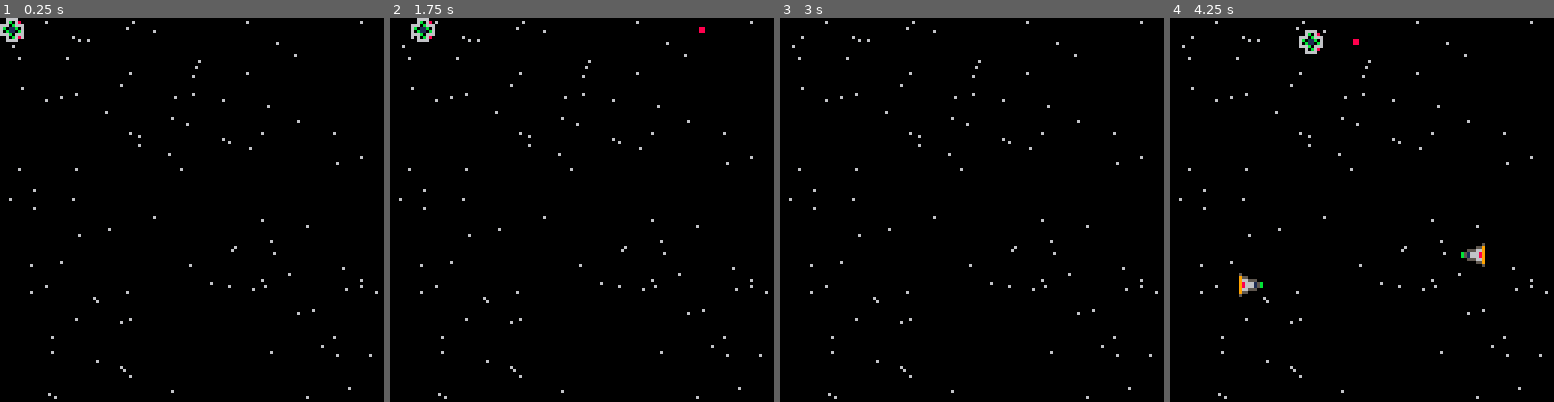
Above: before the commit, frames 1-4 (left to right).
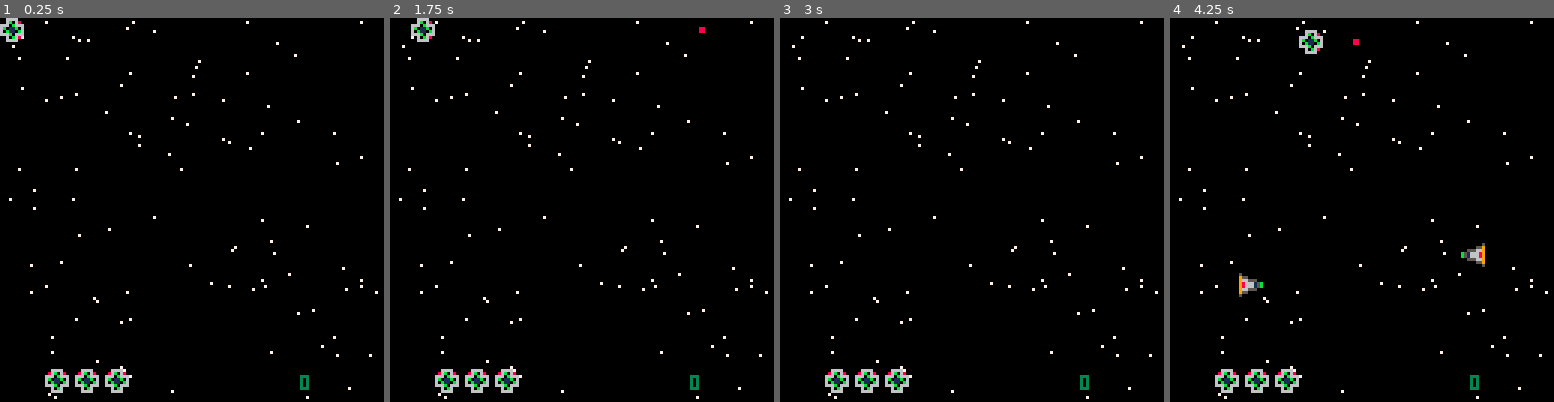
Above: after the commit, the same moments.

Repository: chand1012/picowars-spacestation
Game: PICO-8 cartridge nanowars.p8
Two runs of this game, one before a commit and one after it. Both use one fixed random seed, a clock stepped at 60 frames per second and the inputs below.
Inputs:
- Up to frame 1 (0.25 s): no input
- Up to frame 2 (1.75 s): tap X (X key) at 0.33, 1.07 s; hold Right from 1.6 s (still down)
- Up to frame 3 (3 s): tap X (X key) at 1.85, 2.97 s; release Right at 2.1 s; hold Up 2.15-2.42 s; hold Right from 2.47 s (still down)
- Up to frame 4 (4.25 s): release Right at 3.03 s; hold Left 3.08-3.58 s; hold Down 3.63-3.97 s; hold Right from 4.02 s (still down); tap X (X key) at 4.08 s

The runs differ from the first frame. In frame 1, 1.5% of the frame differs, in the area x 2-99%, y 0-100%; in frame 2, 1.5%; in frame 3, 1.5%; in frame 4, 1.5%.

Commit message:
added score, lives, started game states

Diff:
--- a/nanowars.p8
+++ b/nanowars.p8
@@ -2,7 +2,16 @@
 version 14
 __lua__
 -- init functions
+
+-- game states:
+-- 0 = menu
+-- 1 = main stage
+-- 2 = hyperspace transition
+-- 3 = space station stage
+-- 4 = game over
 function _init()
+	stage=1 -- has to do with game states
+	score=0
 	ship={ -- add hitbox
 		x=0,
 		y=0,
@@ -23,7 +32,7 @@
 		hby=0,
 		hbsx=8,
 		hbsy=8,
-		hp=10,
+		hp=25,
 		lives=3,
 	}
 	enemies={}
@@ -45,10 +54,13 @@
 -->8
 -- update functions
 function _update()
-	update_player()
-	update_bullets()
-	generate_enemies()
-	update_enemies()
+	if stage==1 then
+		update_player()
+		update_bullets()
+		generate_enemies()
+		update_enemies()
+	else
+	end
 end
 
 function update_player()
@@ -71,6 +83,10 @@
 	elseif ship.dy<(ship.miny) and not(btn(2) or btn(3)) then
 		ship.dy+=ship.vel*0.5
 	end
+	if ship.hp<0 then
+		ship.lives+=(-1)
+		ship.hp=25
+	end
 	ship.x+=ship.dx
 	ship.y+=ship.dy
 end
@@ -80,16 +96,24 @@
 -- draw functions
 function _draw()
 	cls()
---	spr(ship.sp,ship.x,ship.y)
-	draw_stars()
-	draw_player()
-	draw_enemies()
-	draw_bullets()
+	if stage==1 then
+		draw_stars()
+		draw_player()
+		draw_enemies()
+		draw_bullets()
+	else
+		draw_stars()
+		draw_player()
+		draw_enemies()
+		draw_bullets()
+	end
+	print(score,100,119,3)
+	draw_lives()
 end
 
 function draw_stars()
  foreach(stars, function(star)
- 	pset(star.x,star.y)
+ 	pset(star.x,star.y,7)
  end)
 end
 
@@ -142,6 +166,14 @@
 		spr(ship.asp,ship.x,ship.y,1,1,false,true)
 	elseif angle==315 then
 		spr(ship.asp,ship.x,ship.y,1,1,false,false)
+	end
+end
+
+function draw_lives()
+	local count=0
+	for i=1,ship.lives do
+		spr(17,15+count,117)
+		count+=10
 	end
 end
 -->8
@@ -292,6 +324,7 @@
 		end
 		if enemy.hp<0 then
 			del(enemies, enemy)
+			score+=50
 		end
 
 		foreach(bullets, function(bullet)
@@ -340,19 +373,19 @@
 00000000000000000000000000000000000000000000000000000000000000000000000000000000000000000000000000000000000000000000000000000000
 00000000000000000000000000000000000000000000000000000000000000000000000000000000000000000000000000000000000000000000000000000000
 00000000000000000000000000000000000000000000000000000000000000000000000000000000000000000000000000000000000000000000000000000000
-005d5500000000000000000000000000000000000000000000000000000000000000000000000000000000000000000000000000000000000000000000000000
-055dd5d0000000000000000000000000000000000000000000000000000000000000000000000000000000000000000000000000000000000000000000000000
-55d55555000000000000000000000000000000000000000000000000000000000000000000000000000000000000000000000000000000000000000000000000
-d5dd55d5500000000000000000000000000000000000000000000000000000000000000000000000000000000000000000000000000000000000000000000000
-d5555dd5500000000000000000000000000000000000000000000000000000000000000000000000000000000000000000000000000000000000000000000000
-5555dd55500000000000000000000000000000000000000000000000000000000000000000000000000000000000000000000000000000000000000000000000
-05d55550500000000000000000000000000000000000000000000000000000000000000000000000000000000000000000000000000000000000000000000000
-005d5500500000000000000000000000000000000000000000000000000000000000000000000000000000000000000000000000000000000000000000000000
-00000000500000000000000000000000000000000000000000000000000000000000000000000000000000000000000000000000000000000000000000000000
-00000000500000000000000000000000000000000000000000000000000000000000000000000000000000000000000000000000000000000000000000000000
-00000000500000000000000000000000000000000000000000000000000000000000000000000000000000000000000000000000000000000000000000000000
-00000000500000000000000000000000000000000000000000000000000000000000000000000000000000000000000000000000000000000000000000000000
-00000000500000000000000000000000000000000000000000000000000000000000000000000000000000000000000000000000000000000000000000000000
+00000000000000000000000000000000000000000000000000000000000000000000000000000000000000000000000000000000000000000000000000000000
+00000000000000000000000000000000000000000000000000000000000000000000000000000000000000000000000000000000000000000000000000000000
+00000000000000000000000000000000000000000000000000000000000000000000000000000000000000000000000000000000000000000000000000000000
+00000000000000000000000000000000000000000000000000000000000000000000000000000000000000000000000000000000000000000000000000000000
+00000000000000000000000000000000000000000000000000000000000000000000000000000000000000000000000000000000000000000000000000000000
+00000000000000000000000000000000000000000000000000000000000000000000000000000000000000000000000000000000000000000000000000000000
+00000000000000000000000000000000000000000000000000000000000000000000000000000000000000000000000000000000000000000000000000000000
+00000000000000000000000000000000000000000000000000000000000000000000000000000000000000000000000000000000000000000000000000000000
+00000000000000000000000000000000000000000000000000000000000000000000000000000000000000000000000000000000000000000000000000000000
+00000000000000000000000000000000000000000000000000000000000000000000000000000000000000000000000000000000000000000000000000000000
+00000000000000000000000000000000000000000000000000000000000000000000000000000000000000000000000000000000000000000000000000000000
+00000000000000000000000000000000000000000000000000000000000000000000000000000000000000000000000000000000000000000000000000000000
+00000000000000000000000000000000000000000000000000000000000000000000000000000000000000000000000000000000000000000000000000000000
 00000000000000000000000000000000000000000000000000000000000000000000000000000000000000000000000000000000000000000000000000000000
 00000000000000000000000000000000000000000000000000000000000000000000000000000000000000000000000000000000000000000000000000000000
 00000000000000000000000000000000000000000000000000000000000000000000000000000000000000000000000000000000000000000000000000000000
